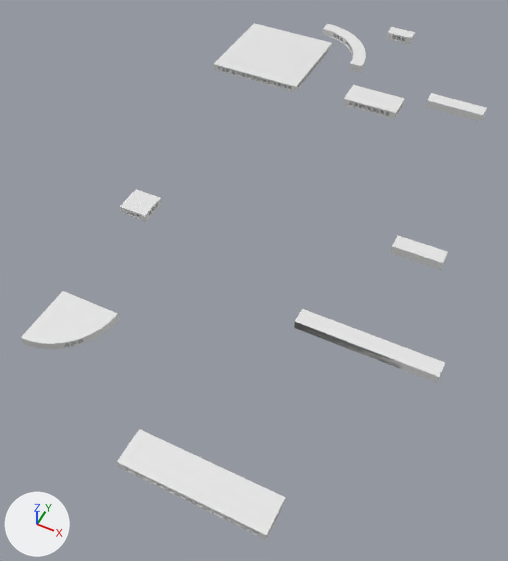
An edit to the Blender file blended_turtle/TurtleScripts/FloorTile.blend, drawn before and after from the same camera.
Before and after are seen from a 50 mm camera at (195.0, -488.0, 388.0) aimed at (15.0, -126.0, -64.0). Lighting does not change. The marker at lower left points along +X, +Y and +Z.

Before the edit, the objects in view are built like this:
```python
me_q_trp_v7_5 = bpy.data.meshes.new('Q-TRP-v7.5')
me_q_trp_v7_5.from_pydata(...)  # 870 vertices, 1818 faces; spans x 0.0..112.4, y 0.0..12.7, z 0.0..7.0
me_s_trp_v7_5 = bpy.data.meshes.new('S-TRP-v7.5')
me_s_trp_v7_5.from_pydata(...)  # 1067 vertices, 2242 faces; spans x 0.0..50.8, y 0.0..25.4, z 0.0..7.0
me_sb_trp_v7_5 = bpy.data.meshes.new('SB-TRP-v7.5')
me_sb_trp_v7_5.from_pydata(...)  # 2038 vertices, 4296 faces; spans x 0.0..101.6, y 0.0..25.4, z 0.0..7.0
ob_q_trp_v7_5 = bpy.data.objects.new('Q-TRP-v7.5', me_q_trp_v7_5)
ob_q_trp_v7_5.location = (85.9, -206.5, 3.2)
ob_s_trp_v7_5 = bpy.data.objects.new('S-TRP-v7.5', me_s_trp_v7_5)
ob_s_trp_v7_5.location = (18.3, 52.5, 5.8)
ob_sb_trp_v7_5 = bpy.data.objects.new('SB-TRP-v7.5', me_sb_trp_v7_5)
ob_sb_trp_v7_5.location = (29.0, -342.4, -13.3)
# also in view: 'U-TRP-v7.5' at (-111.0, 176.0, -43.0); 'BA-TRP-v7.0' at (143.0, -113.0, 18.0); 'F-TRP-v7.5' at (-72.0, -259.0, -27.0); 'A-TRP-v7.0' at (117.0, 71.0, 22.0); 'I-TRP-v7.5' at (-95.0, -126.0, -21.0)
```
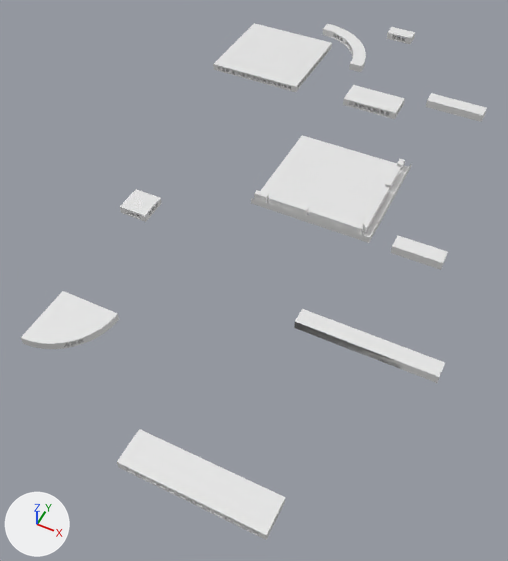
Commit message: more work on floor

Changed parts and their boxes (x1, y1, x2, y2) in the pictures (508 x 561 px):
```json
{"object": "turtle_world.001", "change": "added", "after": [251, 135, 412, 243]}
```

Edits to the scene script, one JSON object a line:
```json
{"op": "add", "block": "me_world_mesh_053", "code": ["me_world_mesh_053 = bpy.data.meshes.new('world_mesh.053')", "me_world_mesh_053.from_pydata(...)  # 82 vertices, 88 faces; spans x 0.0..102.5, y -102.5..0.0, z 0.0..6.1"]}
{"op": "add", "block": "ob_turtle_world_001", "code": ["ob_turtle_world_001 = bpy.data.objects.new('turtle_world.001', me_world_mesh_053)", "ob_turtle_world_001.location = (0.0, 0.0, 0.0)"]}
```
